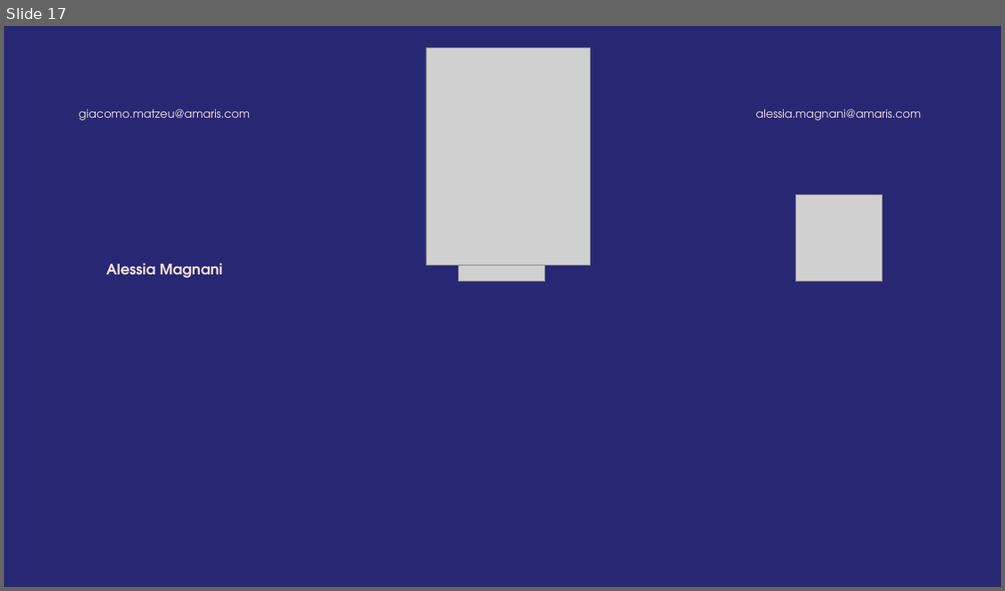
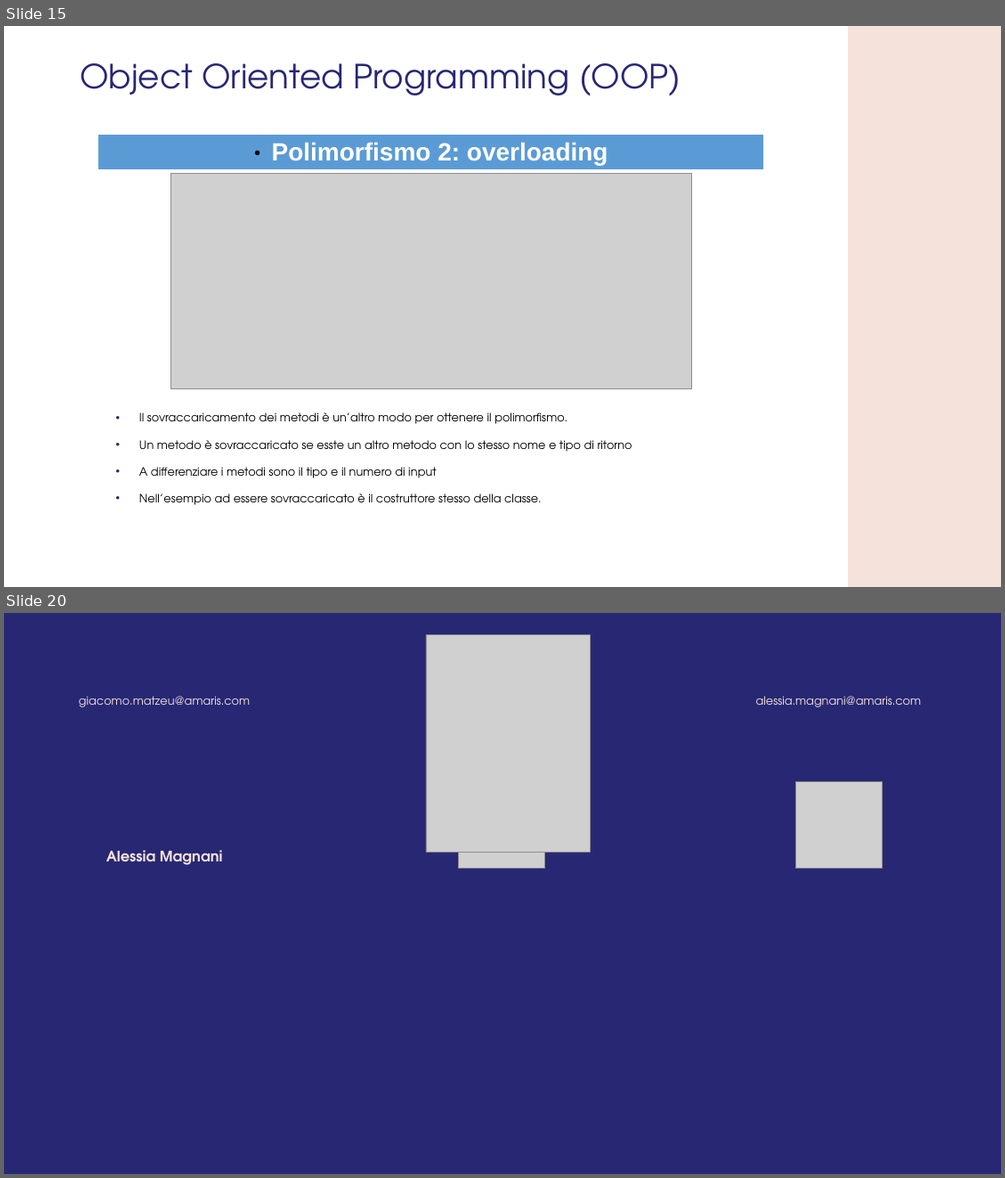
Before and after one commit to GMATZEU42/WS, a slide deck: WS03/WS_3.odp. Shown one above the other, each under a label of ours: slide 17 before the commit, slides 15 and 20 after it; the slides between them are not shown. The pictures are 1005x591 and 1005x1178 pixels, drawn with LibreOffice and Linux fonts; fonts in the diff are those of the drawing; grey boxes stand for pictures; background and template pictures are left out. Boxes give left, top, right and bottom in pixels: in the first picture for what was removed or moved away, otherwise in the second. Text is boxed around its words. In the diff, an @@ line names an element or a change of style, - is before the commit and + after.

```diff
--- a/WS03/WS_3.odp
+++ b/WS03/WS_3.odp
@@ slide 15 added at (4,26,1001,587), background #FFFFFF @@
@@ freeform shape added at (848,26,1001,587), fill #F5E2DA @@
@@ title added at (80,63,681,95), 32 pt, text #272774 @@
+Object Oriented Programming (OOP)
@@ table added at (99,135,764,168), 1 rows, 1 columns @@
+Polimorfismo 2: overloading
@@ picture added at (170,174,692,389) @@
@@ text added at (139,412,632,505), 11 pt, text #000000 @@
+• Il sovraccaricamento dei metodi è un’altro modo per ottenere il polimorfismo.
+• Un metodo è sovraccaricato se esste un altro metodo con lo stesso nome e tipo di ritorno
+• A differenziare i metodi sono il tipo e il numero di input
+• Nell’esempio ad essere sovraccaricato è il costruttore stesso della classe.
@@ what was slide 17 is now slide 20 @@
```
Also in this commit, not shown: 16 other slides added, 14 slides removed, 44 other files.
